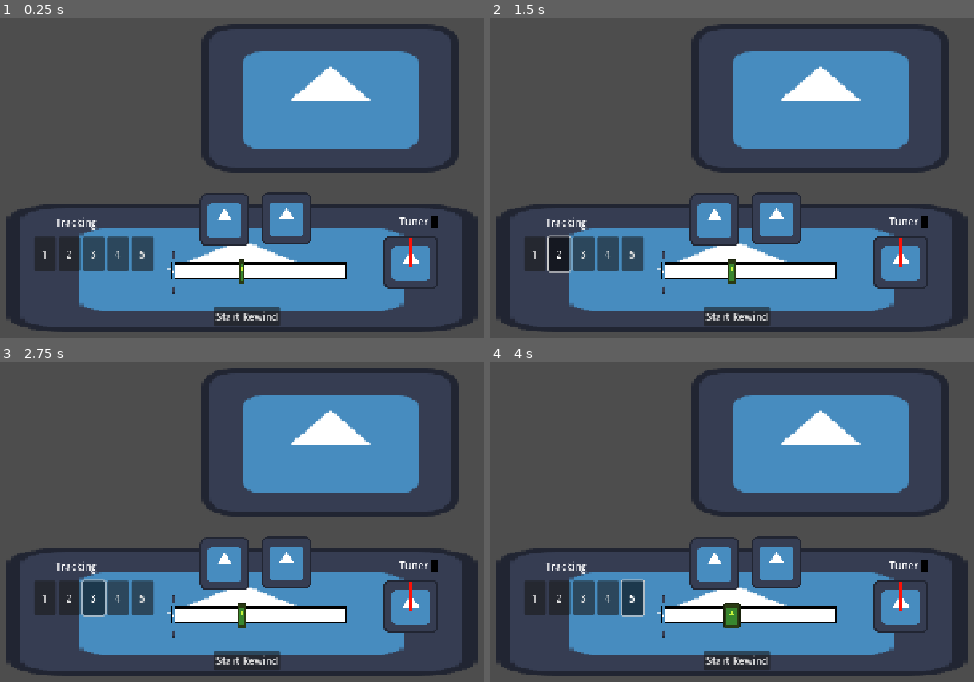
Above: before the commit, frames 1-4 (two rows, left to right).
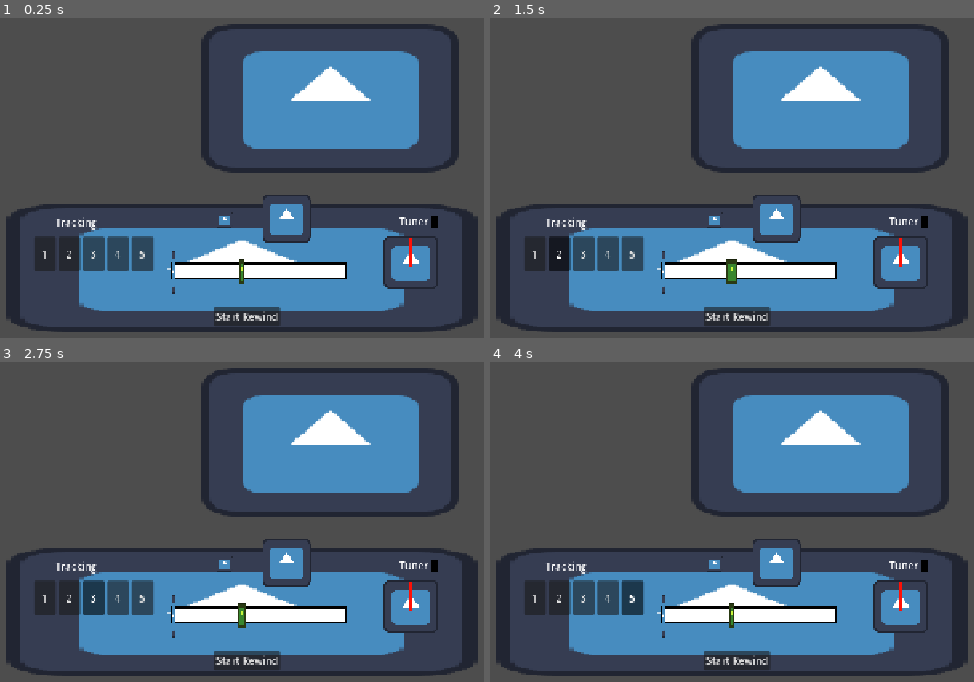
Above: after the commit, the same moments.

Repository: Sleeping-Robot-Games/video-planet
Game: Godot game, scene res://backroom/backroom.tscn
Two runs of this game, one before a commit and one after it. Both use one fixed random seed, a clock stepped at 60 frames per second and the inputs below. This scene is started directly instead of the project's main scene. The engine's default icon, where the game draws it, is replaced by a stand-in: a white triangle on a blue panel in a dark square.
Inputs:
- Up to frame 1 (0.25 s): no input
- Up to frame 2 (1.5 s): click "1" at 0.5 s; click "2" at 1.25 s
- Up to frame 3 (2.75 s): click "3" at 2 s
- Up to frame 4 (4 s): click "4" at 2.75 s; click "5" at 3.5 s

The runs differ from the first frame. In frame 1, 1.3% of the frame differs, in the area x 41-65%, y 54-72%; in frame 2, 1.6%; in frame 3, 1.5%; in frame 4, 1.7%, in the area x 27-65%, y 54-84%.

Commit message:
adjust tracking setting scales and make spools grow and shrink

Diff:
--- a/backroom/backroom.gd
+++ b/backroom/backroom.gd
@@ -8,7 +8,9 @@
 @onready var dial_light = $VCR/DialLight
 @onready var rewind_button = $VCR/RewindButton
 @onready var tv = $TV/Sprite2D
-
+@onready var left_spool = $VCR/SpoolIndicator
+@onready var right_spool = $VCR/SpoolIndicator2
+@onready var anim_player = $VCR/AnimationPlayer
 
 const DIAL_ROTATE_SPEED = 50.0
 const DIAL_ROTATE_MIN = -100.0
@@ -30,11 +32,9 @@
 var tick_in_hitzone = false
 # how wide the hitzone is based on the track setting weight
 var hitzone_scale_lookup = {
-	0: .05,
+	2: .05,
 	1: .1,
-	2: .15,
-	3: .2,
-	4: .25
+	0: .25,
 }
 
 var track_setting_tv_lookup = {
@@ -51,17 +51,18 @@
 var vhs_phase = 1
 var successful_hits = 0
 
+## Right now the VHS needs 8 successes total based on the spool scale math
 var VHS_DATA = {
 	# The number of miss tick failures before the VHS breaks
 	'number_of_failures_before_break': 5,
 	1: {
-		# the track weight setting of 0 is best and 4 is worst
+		# the track weight setting of 0 is best and 2 is worst
 		'track_setting_weights': {
-			"1": 2,
+			"1": 1,
 			"2": 0,
 			"3": 1,
-			"4": 4,
-			"5": 3
+			"4": 2,
+			"5": 2
 		},
 		# the dial zone is the area between 2 rotation degrees between -100 and 100
 		'dial_zone': {
@@ -77,15 +78,15 @@
 		# position of hitzone on the path between 0 and 1
 		'hitzone_position': .4,
 		# number of times the player needs to hit with the tick in the hitzone to move to the next phase
-		'success_count_to_continue': 3,
+		'success_count_to_continue': 2,
 	},
 	2: {
 		'track_setting_weights': {
 			"1": 1,
-			"2": 3,
-			"3": 0,
-			"4": 2,
-			"5": 4
+			"2": 2,
+			"3": 2,
+			"4": 1,
+			"5": 0
 		},
 		'dial_zone': {
 			'rough_zone': [-10, 30],
@@ -101,11 +102,11 @@
 	},
 	3: {
 		'track_setting_weights': {
-			"1": 4,
-			"2": 2,
-			"3": 3,
-			"4": 0,
-			"5": 1
+			"1": 2,
+			"2": 1,
+			"3": 0,
+			"4": 1,
+			"5": 2
 		},
 		'dial_zone': {
 			'rough_zone': [-70, -40],
@@ -117,7 +118,7 @@
 			'tight_zone': 1
 		},
 		'hitzone_position': .2,
-		'success_count_to_continue': 5,
+		'success_count_to_continue': 2,
 	}
 }
 
@@ -179,36 +180,32 @@
 		tick_direction = 1.0
 
 func on_success():
-	var anim_player := $VCR/AnimationPlayer
-	var spool_1 := $VCR/SpoolIndicator
-	var spool_2 := $VCR/SpoolIndicator2
-
 	anim_player.pause()
 
-	var spool_1_rot = spool_1.rotation
-	var spool_2_rot = spool_2.rotation
-
-	var tween := create_tween()
-
-	# Step 1: both spools spin fast, full rotation in opposite directions
+	var left_spool_rot = left_spool.rotation
+	var right_spool_rot = right_spool.rotation
+
+	var rotation_tween = create_tween()
+
+	# Both spools spin fast, full rotation in opposite directions
 	var full_rot := deg_to_rad(360)
-	tween.tween_property(spool_1, "rotation", spool_1_rot - full_rot, 0.35)
-	tween.parallel().tween_property(spool_2, "rotation", spool_2_rot - full_rot, 0.35)
+	rotation_tween.tween_property(left_spool, "rotation", left_spool_rot - full_rot, 0.35)
+	rotation_tween.parallel().tween_property(right_spool, "rotation", right_spool_rot - full_rot, 0.35)
+
+	var scale_tween = create_tween()
+	scale_tween.tween_property(left_spool, "scale", left_spool.scale + Vector2(.05, .05), .5)
+	scale_tween.parallel().tween_property(right_spool, "scale", right_spool.scale - Vector2(.05, .05), .5)
 
 	if rewinding:
 		# Step 2: resume main spin animation
-		tween.tween_callback(Callable(anim_player, "play").bind("spin"))
+		rotation_tween.tween_callback(Callable(anim_player, "play").bind("spin"))
 
 
 func on_miss():
-	var anim_player := $VCR/AnimationPlayer
-	var spool_1 := $VCR/SpoolIndicator
-	var spool_2 := $VCR/SpoolIndicator2
-
 	anim_player.pause()
 
-	var spool_1_rot = spool_1.rotation
-	var spool_2_rot = spool_2.rotation
+	var left_spool_rot = left_spool.rotation
+	var right_spool_rot = right_spool.rotation
 
 	# Calculate reel-back offset (both rotate opposite directions)
 	var offset := deg_to_rad(60)
@@ -216,12 +213,12 @@
 	var tween := create_tween()
 
 	# Step 1: Reel back (simulate tape tension shift)
-	tween.tween_property(spool_1, "rotation", spool_1_rot + offset, 0.15)
-	tween.parallel().tween_property(spool_2, "rotation", spool_2_rot + offset, 0.15)
+	tween.tween_property(left_spool, "rotation", left_spool_rot + offset, 0.15)
+	tween.parallel().tween_property(right_spool, "rotation", right_spool_rot + offset, 0.15)
 
 	# Step 2: Return to original rotation
-	tween.tween_property(spool_1, "rotation", spool_1_rot, 0.2)
-	tween.parallel().tween_property(spool_2, "rotation", spool_2_rot, 0.2)
+	tween.tween_property(left_spool, "rotation", left_spool_rot, 0.2)
+	tween.parallel().tween_property(right_spool, "rotation", right_spool_rot, 0.2)
 
 	# TODO: small TV flicker feedback
 
--- a/backroom/backroom.tscn
+++ b/backroom/backroom.tscn
@@ -19,6 +19,89 @@
 
 [sub_resource type="RectangleShape2D" id="RectangleShape2D_irnpm"]
 size = Vector2(129.88434, 128)
+
+[sub_resource type="Animation" id="Animation_irnpm"]
+length = 0.001
+tracks/0/type = "value"
+tracks/0/imported = false
+tracks/0/enabled = true
+tracks/0/path = NodePath("SpoolIndicator:rotation")
+tracks/0/interp = 1
+tracks/0/loop_wrap = true
+tracks/0/keys = {
+"times": PackedFloat32Array(0),
+"transitions": PackedFloat32Array(1),
+"update": 0,
+"values": [0.0]
+}
+tracks/1/type = "value"
+tracks/1/imported = false
+tracks/1/enabled = true
+tracks/1/path = NodePath("SpoolIndicator2:rotation")
+tracks/1/interp = 1
+tracks/1/loop_wrap = true
+tracks/1/keys = {
+"times": PackedFloat32Array(0),
+"transitions": PackedFloat32Array(1),
+"update": 0,
+"values": [0.0]
+}
+
+[sub_resource type="Animation" id="Animation_4h6lf"]
+resource_name = "fast_spin"
+length = 0.5
+tracks/0/type = "value"
+tracks/0/imported = false
+tracks/0/enabled = true
+tracks/0/path = NodePath("SpoolIndicator:rotation")
+tracks/0/interp = 1
+tracks/0/loop_wrap = true
+tracks/0/keys = {
+"times": PackedFloat32Array(0, 0.5),
+"transitions": PackedFloat32Array(1, 1),
+"update": 0,
+"values": [0.0, -6.283185307179586]
+}
+tracks/1/type = "value"
+tracks/1/imported = false
+tracks/1/enabled = true
+tracks/1/path = NodePath("SpoolIndicator2:rotation")
+tracks/1/interp = 1
+tracks/1/loop_wrap = true
+tracks/1/keys = {
+"times": PackedFloat32Array(0, 0.5),
+"transitions": PackedFloat32Array(1, 1),
+"update": 0,
+"values": [0.0, -6.283185307179586]
+}
+
+[sub_resource type="Animation" id="Animation_kqmtr"]
+resource_name = "miss_spin"
+length = 0.5
+tracks/0/type = "value"
+tracks/0/imported = false
+tracks/0/enabled = true
+tracks/0/path = NodePath("SpoolIndicator:rotation")
+tracks/0/interp = 1
+tracks/0/loop_wrap = true
+tracks/0/keys = {
+"times": PackedFloat32Array(0, 0.5),
+"transitions": PackedFloat32Array(1, 1),
+"update": 0,
+"values": [0.0, 1.1344640137963142]
+}
+tracks/1/type = "value"
+tracks/1/imported = false
+tracks/1/enabled = true
+tracks/1/path = NodePath("SpoolIndicator2:rotation")
+tracks/1/interp = 1
+tracks/1/loop_wrap = true
+tracks/1/keys = {
+"times": PackedFloat32Array(0, 0.5),
+"transitions": PackedFloat32Array(1, 1),
+"update": 0,
+"values": [0.0, 1.1344640137963142]
+}
 
 [sub_resource type="Animation" id="Animation_grv5e"]
 resource_name = "spin"
@@ -47,89 +130,6 @@
 "transitions": PackedFloat32Array(1, 1),
 "update": 0,
 "values": [0.0, -6.283185307179586]
-}
-
-[sub_resource type="Animation" id="Animation_irnpm"]
-length = 0.001
-tracks/0/type = "value"
-tracks/0/imported = false
-tracks/0/enabled = true
-tracks/0/path = NodePath("SpoolIndicator:rotation")
-tracks/0/interp = 1
-tracks/0/loop_wrap = true
-tracks/0/keys = {
-"times": PackedFloat32Array(0),
-"transitions": PackedFloat32Array(1),
-"update": 0,
-"values": [0.0]
-}
-tracks/1/type = "value"
-tracks/1/imported = false
-tracks/1/enabled = true
-tracks/1/path = NodePath("SpoolIndicator2:rotation")
-tracks/1/interp = 1
-tracks/1/loop_wrap = true
-tracks/1/keys = {
-"times": PackedFloat32Array(0),
-"transitions": PackedFloat32Array(1),
-"update": 0,
-"values": [0.0]
-}
-
-[sub_resource type="Animation" id="Animation_4h6lf"]
-resource_name = "fast_spin"
-length = 0.5
-tracks/0/type = "value"
-tracks/0/imported = false
-tracks/0/enabled = true
-tracks/0/path = NodePath("SpoolIndicator:rotation")
-tracks/0/interp = 1
-tracks/0/loop_wrap = true
-tracks/0/keys = {
-"times": PackedFloat32Array(0, 0.5),
-"transitions": PackedFloat32Array(1, 1),
-"update": 0,
-"values": [0.0, -6.283185307179586]
-}
-tracks/1/type = "value"
-tracks/1/imported = false
-tracks/1/enabled = true
-tracks/1/path = NodePath("SpoolIndicator2:rotation")
-tracks/1/interp = 1
-tracks/1/loop_wrap = true
-tracks/1/keys = {
-"times": PackedFloat32Array(0, 0.5),
-"transitions": PackedFloat32Array(1, 1),
-"update": 0,
-"values": [0.0, -6.283185307179586]
-}
-
-[sub_resource type="Animation" id="Animation_kqmtr"]
-resource_name = "miss_spin"
-length = 0.5
-tracks/0/type = "value"
-tracks/0/imported = false
-tracks/0/enabled = true
-tracks/0/path = NodePath("SpoolIndicator:rotation")
-tracks/0/interp = 1
-tracks/0/loop_wrap = true
-tracks/0/keys = {
-"times": PackedFloat32Array(0, 0.5),
-"transitions": PackedFloat32Array(1, 1),
-"update": 0,
-"values": [0.0, 1.1344640137963142]
-}
-tracks/1/type = "value"
-tracks/1/imported = false
-tracks/1/enabled = true
-tracks/1/path = NodePath("SpoolIndicator2:rotation")
-tracks/1/interp = 1
-tracks/1/loop_wrap = true
-tracks/1/keys = {
-"times": PackedFloat32Array(0, 0.5),
-"transitions": PackedFloat32Array(1, 1),
-"update": 0,
-"values": [0.0, 1.1344640137963142]
 }
 
 [sub_resource type="Animation" id="Animation_2d3aw"]
@@ -189,12 +189,12 @@
 
 [node name="SpoolIndicator" type="Sprite2D" parent="VCR"]
 position = Vector2(806.00006, 344)
-scale = Vector2(0.6171875, 0.65625)
+scale = Vector2(0.2, 0.2)
 texture = ExtResource("1_g6svw")
 
 [node name="SpoolIndicator2" type="Sprite2D" parent="VCR"]
 position = Vector2(905, 342)
-scale = Vector2(0.6171875, 0.65625)
+scale = Vector2(0.6, 0.6)
 texture = ExtResource("1_g6svw")
 
 [node name="TrackLabel" type="Label" parent="VCR"]
@@ -227,6 +227,7 @@
 [node name="1" type="Button" parent="VCR/Tracking"]
 custom_minimum_size = Vector2(35, 10)
 layout_mode = 2
+focus_mode = 0
 toggle_mode = true
 button_group = SubResource("ButtonGroup_grv5e")
 text = "1
@@ -235,6 +236,7 @@
 [node name="2" type="Button" parent="VCR/Tracking"]
 custom_minimum_size = Vector2(35, 10)
 layout_mode = 2
+focus_mode = 0
 toggle_mode = true
 button_group = SubResource("ButtonGroup_grv5e")
 text = "2
@@ -243,6 +245,7 @@
 [node name="3" type="Button" parent="VCR/Tracking"]
 custom_minimum_size = Vector2(35, 10)
 layout_mode = 2
+focus_mode = 0
 toggle_mode = true
 button_group = SubResource("ButtonGroup_grv5e")
 text = "3"
@@ -250,6 +253,7 @@
 [node name="4" type="Button" parent="VCR/Tracking"]
 custom_minimum_size = Vector2(35, 10)
 layout_mode = 2
+focus_mode = 0
 toggle_mode = true
 button_group = SubResource("ButtonGroup_grv5e")
 text = "4"
@@ -257,6 +261,7 @@
 [node name="5" type="Button" parent="VCR/Tracking"]
 custom_minimum_size = Vector2(35, 10)
 layout_mode = 2
+focus_mode = 0
 toggle_mode = true
 button_group = SubResource("ButtonGroup_grv5e")
 text = "5"
